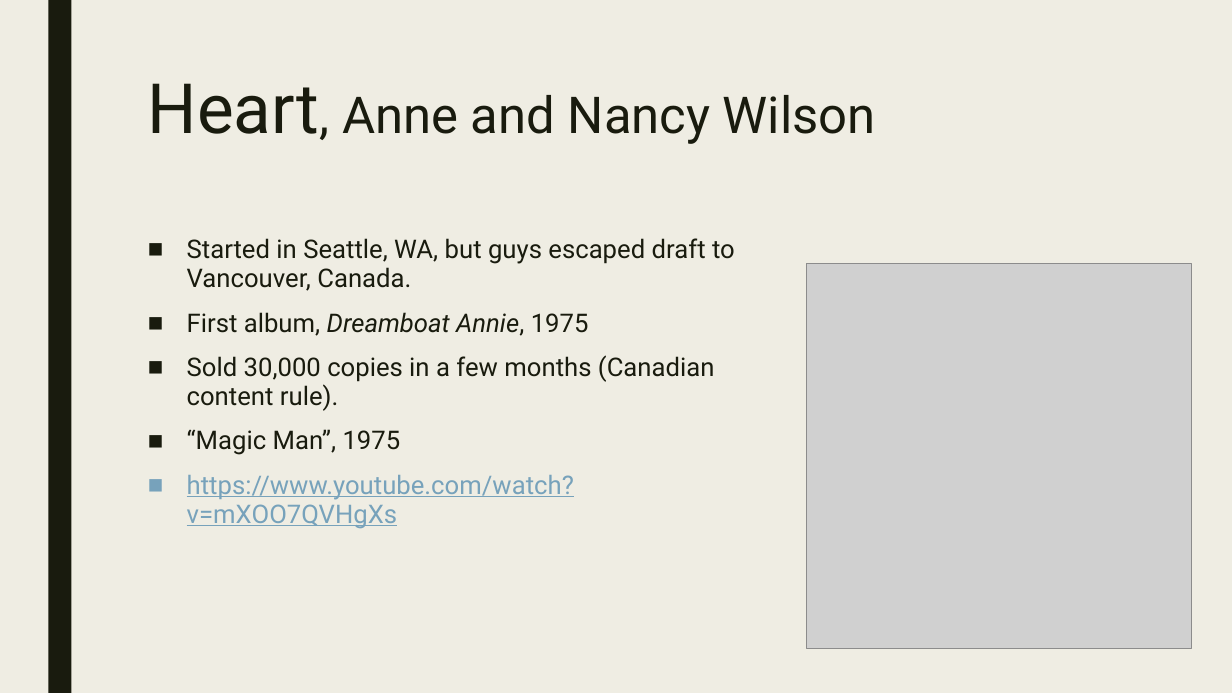
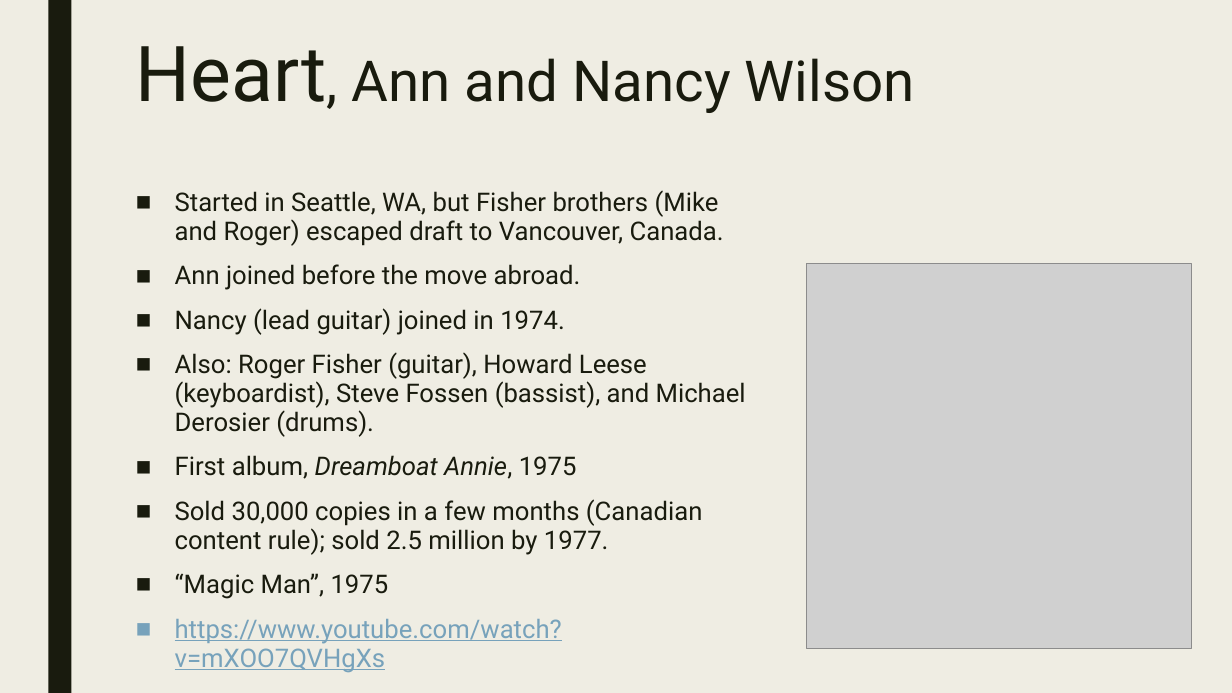
Before and after one commit to mrbaker1917/website, a slide deck: slide 14 of HSTR121/ppts/Early1970sGoodBadUgly.pptx. Drawn at 1232x693 pixels with LibreOffice and Linux fonts; fonts in the diff are those of the drawing; grey boxes stand for pictures. Boxes give left, top, right and bottom in pixels: in the first picture for what was removed or moved away, otherwise in the second. Text is boxed around its words. In the diff, an @@ line names an element or a change of style, - is before the commit and + after.

Commit message:
Added to Heart

```diff
--- a/HSTR121/ppts/Early1970sGoodBadUgly.pptx
+++ b/HSTR121/ppts/Early1970sGoodBadUgly.pptx
@@ title at <box>136,46,915,113</box>: text changed; size 39.6 to 44 pt @@
-Heart, Anne and Nancy Wilson
+Heart, Ann and Nancy Wilson
@@ text "Started in Seattle, WA, but ...": place and size @@
-text "Started in Seattle, WA, but ..." at <box>187,238,735,528</box>
+text "Started in Seattle, WA, but ..." at <box>175,190,746,672</box>
@@ text at <box>175,190,746,437</box>: text changed @@
-■ Started in Seattle, WA, but guys escaped draft to Vancouver, Canada.
+■ Started in Seattle, WA, but Fisher brothers (Mike and Roger) escaped draft to Vancouver, Canada.
+■ Ann joined before the move abroad.
+■ Nancy (lead guitar) joined in 1974.
+■ Also: Roger Fisher (guitar), Howard Leese (keyboardist), Steve Fossen (bassist), and Michael Derosier (drums).
@@ text at <box>175,499,703,555</box>: text changed @@
-■ Sold 30,000 copies in a few months (Canadian content rule).
+■ Sold 30,000 copies in a few months (Canadian content rule); sold 2.5 million by 1977.
```
Also in this commit, not shown: 1 other slide changed, 2 other files.
